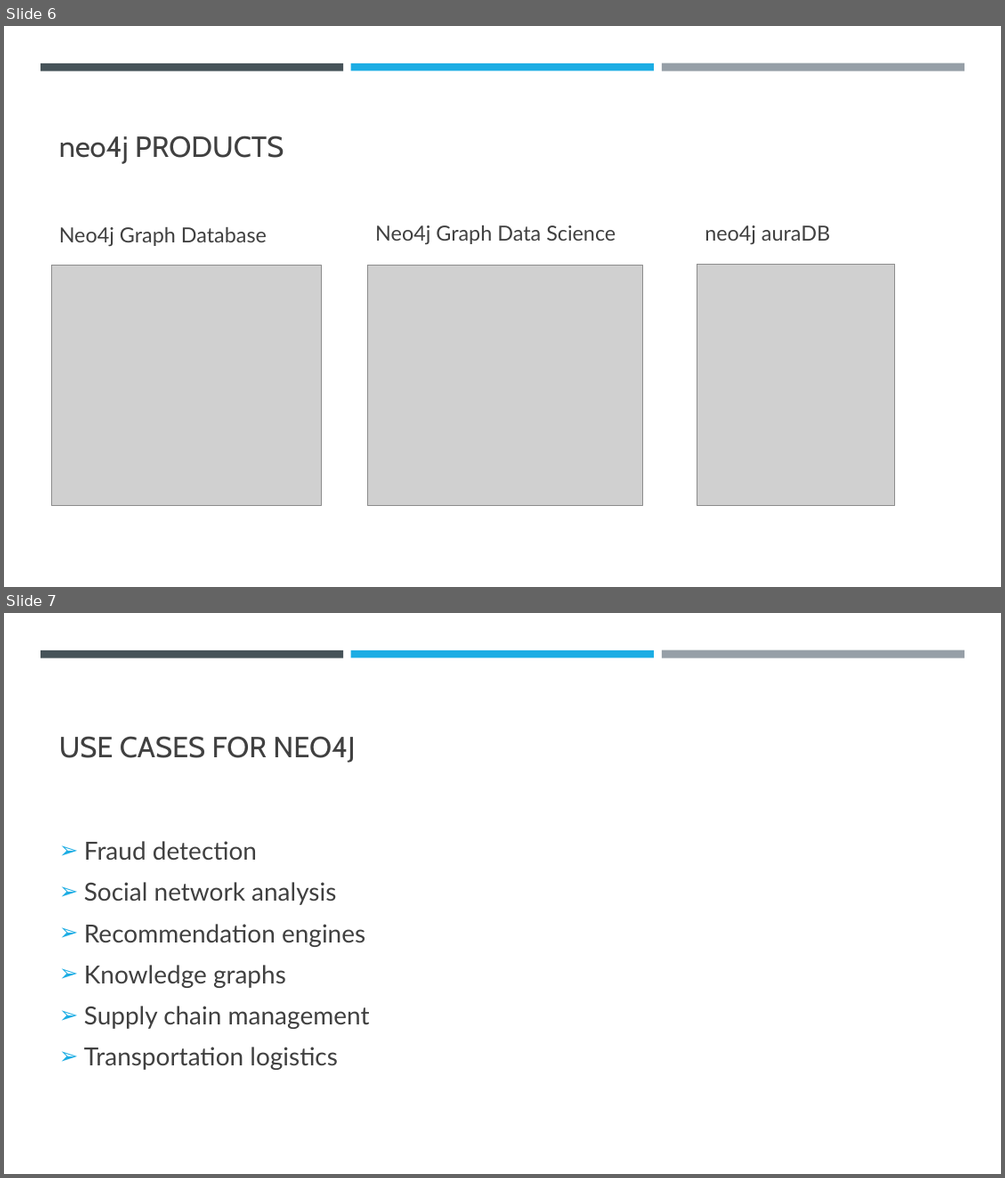
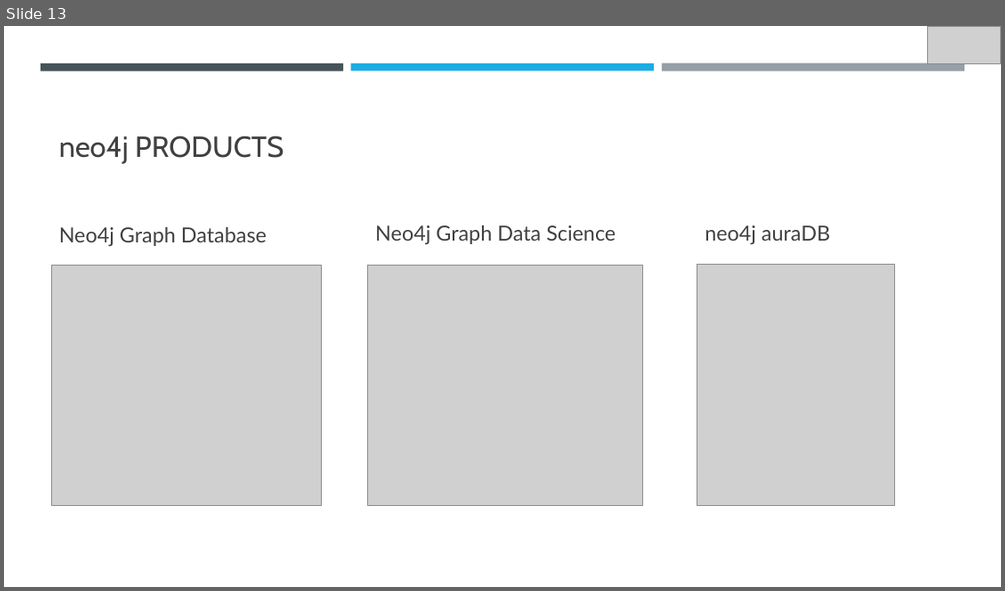
Before and after one commit to smit-joshi814/NoSQL, a slide deck: neo4j Presentation.pptx. Shown one above the other, each under a label of ours: slides 6 and 7 before the commit, slide 13 after it. The pictures are 1005x1178 and 1005x591 pixels, drawn with LibreOffice and Linux fonts; fonts in the diff are those of the drawing; grey boxes stand for pictures. Boxes give left, top, right and bottom in pixels: in the first picture for what was removed or moved away, otherwise in the second. Text is boxed around its words. In the diff, an @@ line names an element or a change of style, - is before the commit and + after.

```diff
--- a/neo4j Presentation.pptx
+++ b/neo4j Presentation.pptx
@@ slide 7 removed at <box>4,613,1001,1174</box>, background #FFFFFF; not listed: 3 template elements that a slide beside it also shows @@
@@ title removed at <box>59,736,355,763</box> @@
-USE CASES FOR NEO4J
@@ text removed at <box>84,841,370,1070</box> @@
-➢ Fraud detection
-➢ Social network analysis
-➢ Recommendation engines
-➢ Knowledge graphs
-➢ Supply chain management
-➢ Transportation logistics
@@ what was slide 6 is now slide 13 @@
@@ slide 13 changed as well @@
@@ picture added at <box>928,26,1001,63</box> @@
```
Also in this commit, not shown: 6 other slides changed, 12 slides added, 4 other slides removed, 43 other files.
